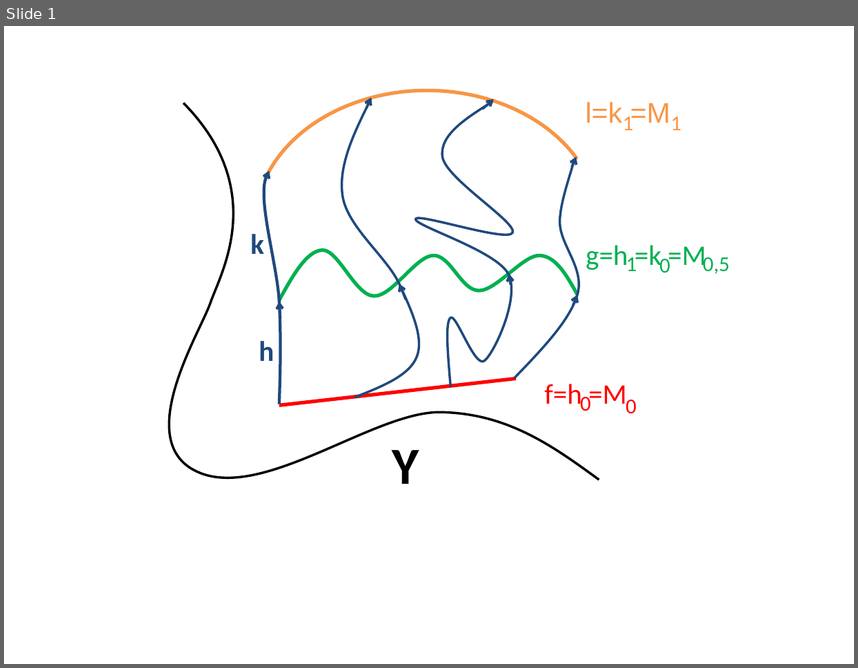
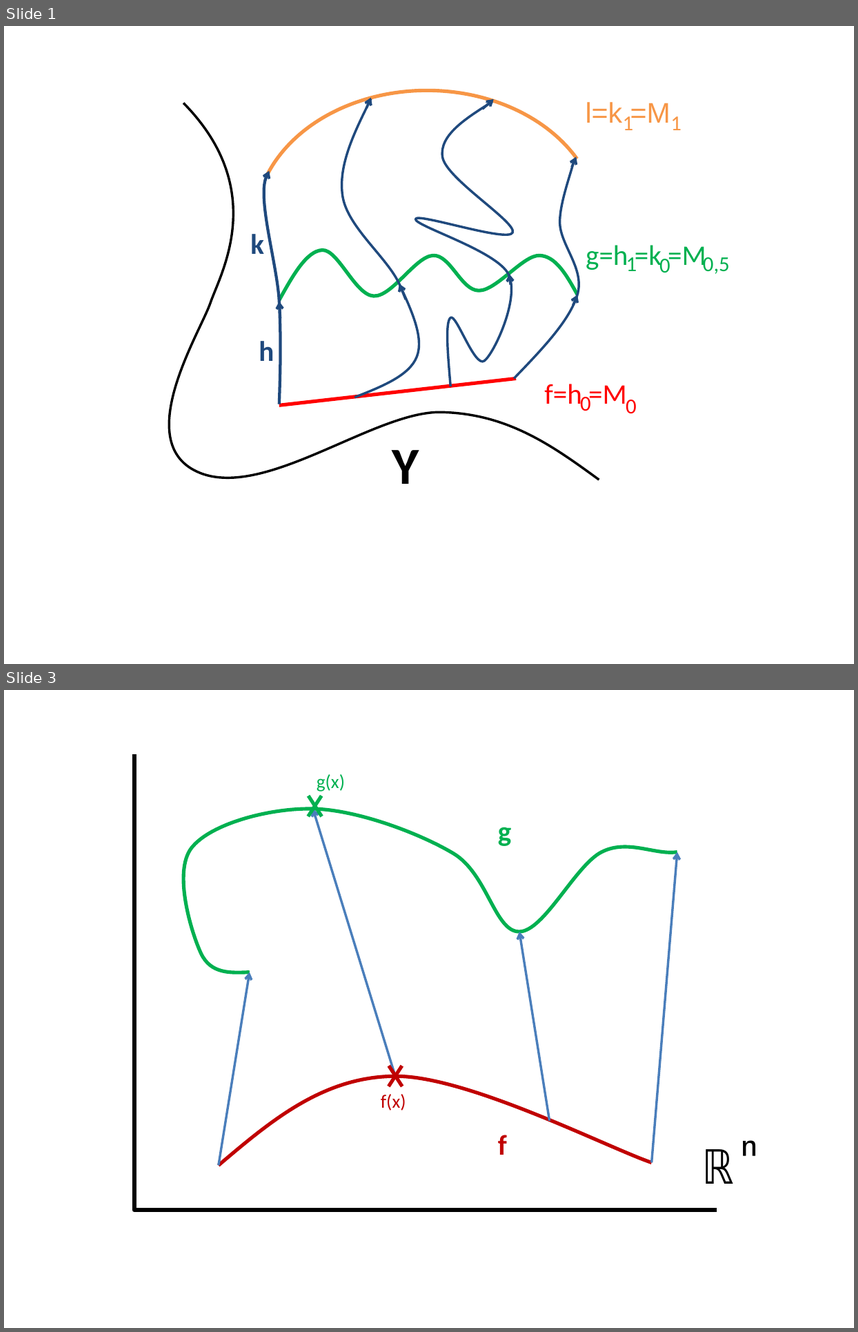
Before and after one commit to lutteropp/GeoTopo, a slide deck: images/Bilder.pptx. Shown one above the other, each under a label of ours: slide 1 before the commit, slides 1 and 3 after it; the slides between them are not shown. The pictures are 858x668 and 858x1332 pixels, drawn with LibreOffice and Linux fonts; fonts in the diff are those of the drawing. Boxes give left, top, right and bottom in pixels: in the first picture for what was removed or moved away, otherwise in the second. Text is boxed around its words. In the diff, an @@ line names an element or a change of style, - is before the commit and + after.

```diff
--- a/images/Bilder.pptx
+++ b/images/Bilder.pptx
@@ slide 3 added at (4,690,854,1328), background #FFFFFF @@
@@ group added at (135,755,764,1210): 6 texts, 4 arrows, 4 lines, 2 freeform shapes, 1 elbow line @@
+f
+g
+f(x)
+g(x)
+ℝ
+ⁿ
```
Also in this commit, not shown: 11 other slides added, 13 other files.
